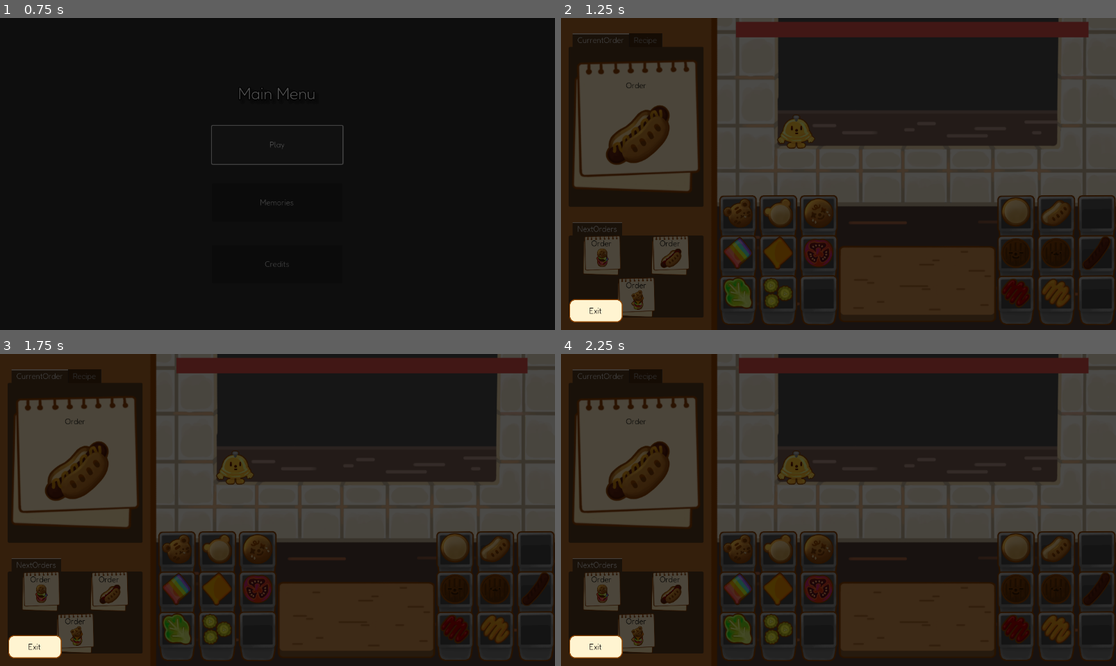
Above: before the commit, frames 1-4 (two rows, left to right).
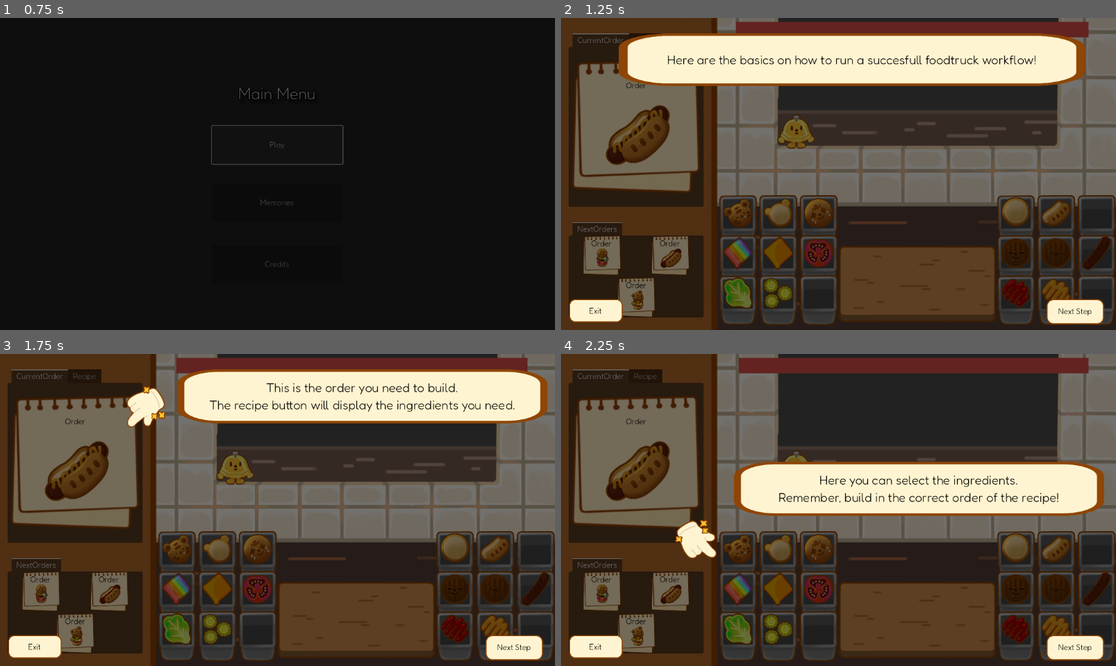
Above: after the commit, the same moments.

Repository: Gus700/FoodTruckBattles
Game: Godot game, scene res://scenes/SceneSwitcher.tscn
Two runs of this game, one before a commit and one after it. Both use one fixed random seed, a clock stepped at 60 frames per second and the inputs below.
Inputs (mouse positions are in pixels of both pictures, inside the frame that each line leads up to):
- Up to frame 1 (0.75 s): click "Play" at 0.5 s
- Up to frame 2 (1.25 s): no input
- Up to frame 3 (1.75 s): click (516, 647) at 1.25 s, where only the run after the commit has a clickable "Next Step"
- Up to frame 4 (2.25 s): click (1077, 647) at 2 s, where only the run after the commit has a clickable "Next Step"

Frame 1 is identical in both runs. In frame 2, 62% of the frame differs, in the area x 0-100%, y 0-100%; in frame 3, 61%; in frame 4, 56%.

Commit message:
simple tutorial functionality is now available

Diff:
--- a/scenes/Level.tscn
+++ b/scenes/Level.tscn
@@ -32,12 +32,17 @@
 [ext_resource type="PackedScene" uid="uid://tejyi6h0ot45" path="res://scenes/CompletionFeedback.tscn" id="30_6cca4"]
 [ext_resource type="Script" path="res://scripts/tutorialOverlay.gd" id="31_vytai"]
 [ext_resource type="Texture2D" uid="uid://b5gcuffddrpxd" path="res://assets/UI/tut_bubble.png" id="32_tqjk8"]
+[ext_resource type="Texture2D" uid="uid://cfc3o4swkbp3h" path="res://assets/UI/pointer.png" id="33_1kdry"]
 
 [sub_resource type="LabelSettings" id="LabelSettings_wkq44"]
 font_size = 50
 font_color = Color(0.870588, 0.352941, 0.337255, 1)
 outline_size = 10
 outline_color = Color(0, 0, 0, 1)
+
+[sub_resource type="LabelSettings" id="LabelSettings_dy1m6"]
+font_size = 26
+font_color = Color(0, 0, 0, 1)
 
 [node name="Level" type="Control"]
 layout_mode = 3
@@ -322,7 +327,243 @@
 anchor_bottom = 1.0
 grow_horizontal = 2
 grow_vertical = 2
-color = Color(0, 0, 0, 0.705882)
+color = Color(0, 0, 0, 0.54902)
+
+[node name="Steps" type="Control" parent="TutorialOverlay"]
+layout_mode = 1
+anchors_preset = 15
+anchor_right = 1.0
+anchor_bottom = 1.0
+grow_horizontal = 2
+grow_vertical = 2
+
+[node name="Intro" type="Control" parent="TutorialOverlay/Steps"]
+visible = false
+layout_mode = 1
+anchor_left = 0.104167
+anchor_top = 0.0493827
+anchor_right = 0.944444
+anchor_bottom = 0.217593
+metadata/_edit_use_anchors_ = true
+
+[node name="TextureRect" type="TextureRect" parent="TutorialOverlay/Steps/Intro"]
+layout_mode = 1
+anchors_preset = 15
+anchor_right = 1.0
+anchor_bottom = 1.0
+grow_horizontal = 2
+grow_vertical = 2
+texture = ExtResource("32_tqjk8")
+expand_mode = 1
+
+[node name="Label" type="Label" parent="TutorialOverlay/Steps/Intro/TextureRect"]
+layout_mode = 1
+anchors_preset = 15
+anchor_right = 1.0
+anchor_bottom = 1.0
+grow_horizontal = 2
+grow_vertical = 2
+text = "Here are the basics on how to run a succesfull foodtruck workflow!"
+label_settings = SubResource("LabelSettings_dy1m6")
+horizontal_alignment = 1
+vertical_alignment = 1
+autowrap_mode = 2
+
+[node name="Step1" type="Control" parent="TutorialOverlay/Steps"]
+visible = false
+layout_mode = 1
+anchor_left = 0.104167
+anchor_top = 0.0493827
+anchor_right = 0.944444
+anchor_bottom = 0.217593
+metadata/_edit_use_anchors_ = true
+
+[node name="TextBoxImg" type="TextureRect" parent="TutorialOverlay/Steps/Step1"]
+layout_mode = 1
+anchors_preset = -1
+anchor_left = 0.256198
+anchor_right = 1.04959
+anchor_bottom = 1.02752
+grow_horizontal = 2
+grow_vertical = 2
+texture = ExtResource("32_tqjk8")
+expand_mode = 1
+metadata/_edit_use_anchors_ = true
+
+[node name="Label" type="Label" parent="TutorialOverlay/Steps/Step1/TextBoxImg"]
+layout_mode = 1
+anchors_preset = 15
+anchor_right = 1.0
+anchor_bottom = 1.0
+grow_horizontal = 2
+grow_vertical = 2
+text = "This is the order you need to build.
+The recipe button will display the ingredients you need.
+"
+label_settings = SubResource("LabelSettings_dy1m6")
+horizontal_alignment = 1
+vertical_alignment = 1
+autowrap_mode = 2
+
+[node name="HandImg" type="TextureRect" parent="TutorialOverlay/Steps/Step1"]
+layout_mode = 1
+anchors_preset = -1
+anchor_left = 0.272727
+anchor_top = 0.733945
+anchor_right = 0.429727
+anchor_bottom = 1.46795
+rotation = 2.64243
+texture = ExtResource("33_1kdry")
+expand_mode = 1
+stretch_mode = 5
+metadata/_edit_use_anchors_ = true
+
+[node name="Step2" type="Control" parent="TutorialOverlay/Steps"]
+visible = false
+layout_mode = 1
+anchor_left = 0.104167
+anchor_top = 0.0493827
+anchor_right = 0.944444
+anchor_bottom = 0.217593
+metadata/_edit_use_anchors_ = true
+
+[node name="TextBoxImg" type="TextureRect" parent="TutorialOverlay/Steps/Step2"]
+layout_mode = 1
+anchors_preset = -1
+anchor_left = 0.246901
+anchor_top = 1.76147
+anchor_right = 1.04029
+anchor_bottom = 2.78899
+grow_horizontal = 2
+grow_vertical = 2
+texture = ExtResource("32_tqjk8")
+expand_mode = 1
+metadata/_edit_use_anchors_ = true
+
+[node name="Label" type="Label" parent="TutorialOverlay/Steps/Step2/TextBoxImg"]
+layout_mode = 1
+anchors_preset = 15
+anchor_right = 1.0
+anchor_bottom = 1.0
+grow_horizontal = 2
+grow_vertical = 2
+text = "Here you can select the ingredients.
+Remember, build in the correct order of the recipe!
+"
+label_settings = SubResource("LabelSettings_dy1m6")
+horizontal_alignment = 1
+vertical_alignment = 1
+autowrap_mode = 2
+
+[node name="HandImg" type="TextureRect" parent="TutorialOverlay/Steps/Step2"]
+layout_mode = 1
+anchors_preset = -1
+anchor_left = 0.165289
+anchor_top = 2.49541
+anchor_right = 0.322289
+anchor_bottom = 3.22941
+rotation = 1.0472
+texture = ExtResource("33_1kdry")
+expand_mode = 1
+stretch_mode = 5
+metadata/_edit_use_anchors_ = true
+
+[node name="Step3" type="Control" parent="TutorialOverlay/Steps"]
+visible = false
+layout_mode = 1
+anchor_left = 0.104167
+anchor_top = 0.0493827
+anchor_right = 0.944444
+anchor_bottom = 0.217593
+metadata/_edit_use_anchors_ = true
+
+[node name="TextBoxImg" type="TextureRect" parent="TutorialOverlay/Steps/Step3"]
+layout_mode = 1
+anchors_preset = -1
+anchor_left = -0.107438
+anchor_top = -0.220183
+anchor_right = 0.68595
+anchor_bottom = 0.807339
+grow_horizontal = 2
+grow_vertical = 2
+texture = ExtResource("32_tqjk8")
+expand_mode = 1
+metadata/_edit_use_anchors_ = true
+
+[node name="Label" type="Label" parent="TutorialOverlay/Steps/Step3/TextBoxImg"]
+layout_mode = 1
+anchors_preset = 15
+anchor_right = 1.0
+anchor_bottom = 1.0
+grow_horizontal = 2
+grow_vertical = 2
+text = "Click dingus bell to signal an order as complete!
+"
+label_settings = SubResource("LabelSettings_dy1m6")
+horizontal_alignment = 1
+vertical_alignment = 1
+autowrap_mode = 2
+
+[node name="HandImg" type="TextureRect" parent="TutorialOverlay/Steps/Step3"]
+layout_mode = 1
+anchors_preset = -1
+anchor_left = 0.296488
+anchor_top = 0.587156
+anchor_right = 0.453488
+anchor_bottom = 1.32116
+rotation = 1.0472
+texture = ExtResource("33_1kdry")
+expand_mode = 1
+stretch_mode = 5
+metadata/_edit_use_anchors_ = true
+
+[node name="Step4" type="Control" parent="TutorialOverlay/Steps"]
+visible = false
+layout_mode = 1
+anchor_left = 0.763889
+anchor_top = 0.0987654
+anchor_right = 1.60417
+anchor_bottom = 0.266975
+metadata/_edit_use_anchors_ = true
+
+[node name="TextBoxImg" type="TextureRect" parent="TutorialOverlay/Steps/Step4"]
+layout_mode = 1
+anchors_preset = -1
+anchor_left = -0.538223
+anchor_top = 0.954128
+anchor_right = 0.255165
+anchor_bottom = 1.98165
+grow_horizontal = 2
+grow_vertical = 2
+texture = ExtResource("32_tqjk8")
+expand_mode = 1
+metadata/_edit_use_anchors_ = true
+
+[node name="Label" type="Label" parent="TutorialOverlay/Steps/Step4/TextBoxImg"]
+layout_mode = 1
+anchors_preset = 15
+anchor_right = 1.0
+anchor_bottom = 1.0
+grow_horizontal = 2
+grow_vertical = 2
+text = "Complete all your orders before time runs out!"
+label_settings = SubResource("LabelSettings_dy1m6")
+horizontal_alignment = 1
+vertical_alignment = 1
+autowrap_mode = 2
+
+[node name="HandImg" type="TextureRect" parent="TutorialOverlay/Steps/Step4"]
+layout_mode = 1
+anchors_preset = -1
+anchor_left = 0.198347
+anchor_top = 1.02752
+anchor_right = 0.355347
+anchor_bottom = 1.76152
+rotation = -1.83259
+texture = ExtResource("33_1kdry")
+expand_mode = 1
+stretch_mode = 5
+metadata/_edit_use_anchors_ = true
 
 [node name="CloseTutorial" type="TextureButton" parent="TutorialOverlay"]
 layout_mode = 1
@@ -348,8 +589,38 @@
 horizontal_alignment = 1
 vertical_alignment = 1
 
+[node name="NextButton" type="TextureButton" parent="TutorialOverlay"]
+layout_mode = 1
+anchors_preset = -1
+anchor_left = 0.875
+anchor_top = 0.901235
+anchor_right = 0.978299
+anchor_bottom = 0.981481
+grow_horizontal = 2
+grow_vertical = 2
+texture_normal = ExtResource("32_tqjk8")
+ignore_texture_size = true
+stretch_mode = 0
+metadata/_edit_use_anchors_ = true
+
+[node name="Label" type="Label" parent="TutorialOverlay/NextButton"]
+layout_mode = 1
+anchors_preset = 15
+anchor_right = 1.0
+anchor_bottom = 1.0
+grow_horizontal = 2
+grow_vertical = 2
+theme_override_colors/font_color = Color(0, 0, 0, 1)
+text = "Next Step"
+horizontal_alignment = 1
+vertical_alignment = 1
+
 [connection signal="update_recipe" from="Order Area" to="Crafting Area" method="_on_order_area_update_recipe"]
 [connection signal="request_updated_order" from="Crafting Area" to="Order Area" method="_on_crafting_area_request_updated_order"]
 [connection signal="show_completion_feedback" from="Crafting Area" to="." method="_on_crafting_area_show_completion_feedback"]
 [connection signal="pressed" from="CompletionBell" to="Crafting Area" method="_on_completion_bell_pressed"]
 [connection signal="game_over" from="EnemyProgress" to="." method="_on_enemy_progress_game_over"]
+[connection signal="draw" from="TutorialOverlay" to="." method="_on_tutorial_overlay_draw"]
+[connection signal="hidden" from="TutorialOverlay" to="." method="_on_tutorial_overlay_hidden"]
+[connection signal="pressed" from="TutorialOverlay/CloseTutorial" to="TutorialOverlay" method="_on_close_tutorial_pressed"]
+[connection signal="pressed" from="TutorialOverlay/NextButton" to="TutorialOverlay" method="_on_next_button_pressed"]
--- a/scripts/EnemyProgress.gd
+++ b/scripts/EnemyProgress.gd
@@ -20,6 +20,8 @@
 	var newLAnchor :float = 1 - (timeLeft * waitTimeUnit)
 	progressBar.set_anchor(SIDE_LEFT, newLAnchor, true)
 
+func pauseTimer() -> void:
+	timer.paused = !timer.paused
 #______________________signal functions_________________________________________
 
 
--- a/scripts/Level.gd
+++ b/scripts/Level.gd
@@ -3,6 +3,7 @@
 
 @onready var gameOverOverLay = $GameOverOverlay
 @onready var completionFeedBack = $CompletionFeedback
+@onready var timerBar = $EnemyProgress
 @export var tutorialDisplay: bool = false
 
 # Called when the node enters the scene tree for the first time.
@@ -24,3 +25,11 @@
 		completionFeedBack.showCorrectFeedback()
 	else:
 		completionFeedBack.showWrongFeedback()
+
+
+func _on_tutorial_overlay_draw() -> void:
+	timerBar.pauseTimer()
+
+
+func _on_tutorial_overlay_hidden() -> void:
+	timerBar.pauseTimer()
--- a/scripts/tutorialOverlay.gd
+++ b/scripts/tutorialOverlay.gd
@@ -1,13 +1,31 @@
 extends Control
 
-var numsteps :int
-
+@onready var stepNodes = $Steps
+@onready var numSteps :int = stepNodes.get_child_count()
+var currStepIndx :int = 0
+var lastStepIndx :int
 
 # Called when the node enters the scene tree for the first time.
 func _ready() -> void:
+	stepNodes.get_child(currStepIndx).show()
+	print(numSteps)
 	pass # Replace with function body.
 
 
 # Called every frame. 'delta' is the elapsed time since the previous frame.
 func _process(delta: float) -> void:
 	pass
+
+#_______________________signal functions________________________________________
+
+func _on_close_tutorial_pressed() -> void:
+	self.hide()
+
+
+func _on_next_button_pressed() -> void:
+	lastStepIndx = currStepIndx
+	currStepIndx += 1
+	currStepIndx = fposmod(currStepIndx, numSteps)
+	print(currStepIndx)
+	stepNodes.get_child(currStepIndx).show()
+	stepNodes.get_child(lastStepIndx).hide()
Not shown: 1 places in scenes/Level.tscn that only renumber resources
